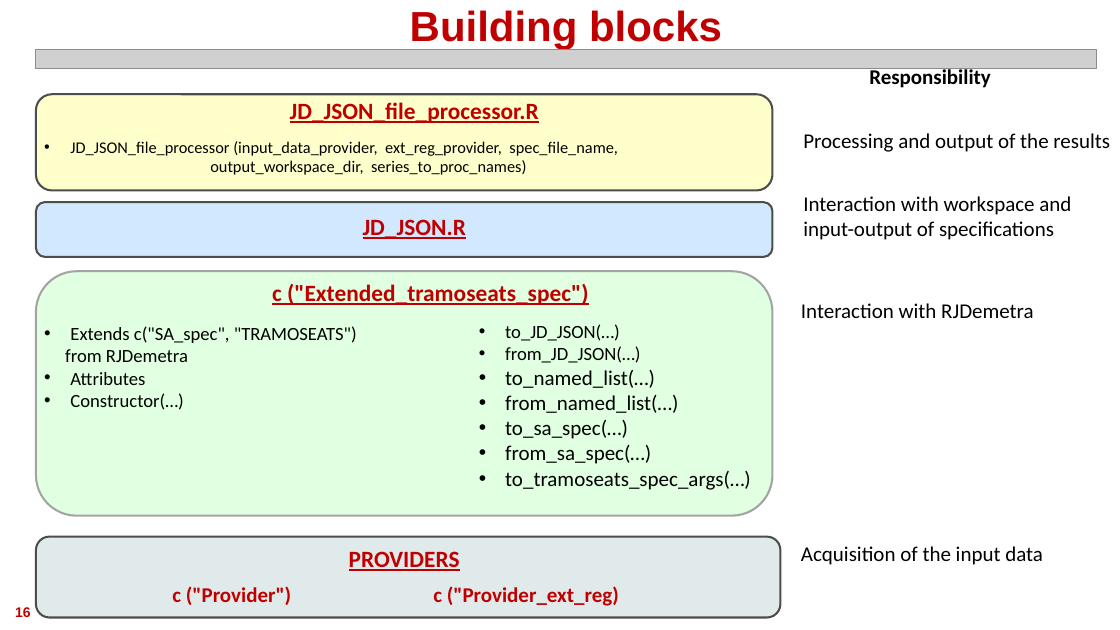
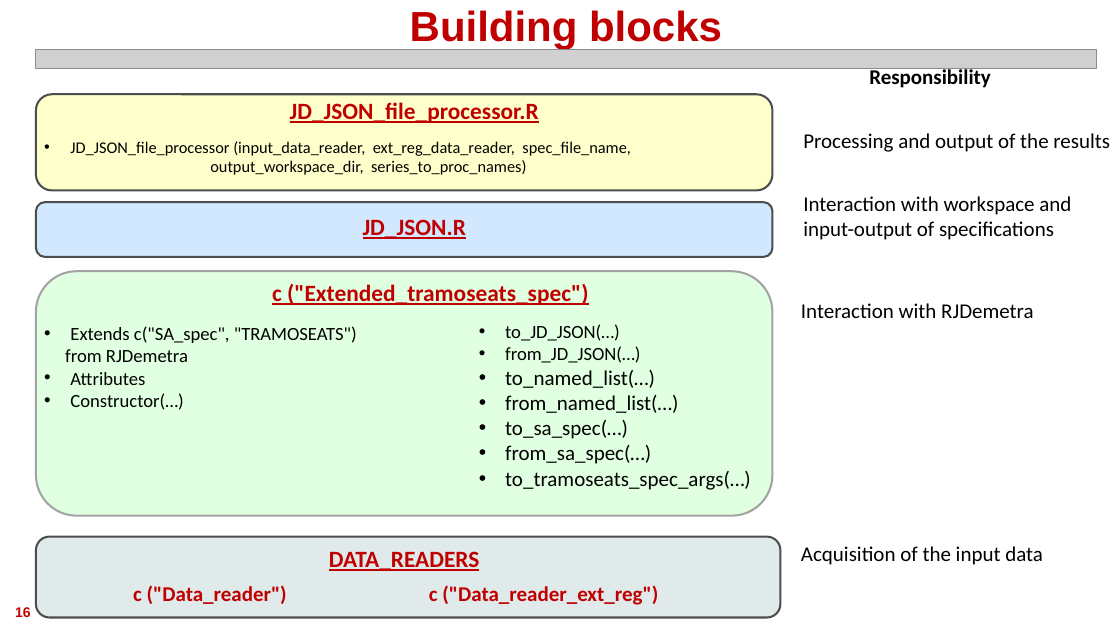
Before and after one commit to AlessandroPiovani/RJDProcessor, a slide deck: slide 16 of Documentation/RJDemetra tools for statistical production.pptx. Drawn at 1120x630 pixels with LibreOffice and Linux fonts; fonts in the diff are those of the drawing; grey boxes stand for pictures; background and template pictures are left out. Boxes give left, top, right and bottom in pixels: in the first picture for what was removed or moved away, otherwise in the second. Text is boxed around its words. In the diff, an @@ line names an element or a change of style, - is before the commit and + after.

```diff
--- a/Documentation/RJDemetra tools for statistical production.pptx
+++ b/Documentation/RJDemetra tools for statistical production.pptx
@@ text at (70,141,631,156): text changed @@
-• JD_JSON_file_processor (input_data_provider, ext_reg_provider, spec_file_name,
+• JD_JSON_file_processor (input_data_reader, ext_reg_data_reader, spec_file_name,
@@ text at (329,551,480,571): text changed @@
-PROVIDERS
+DATA_READERS
@@ text at (133,585,658,605): text changed @@
-c ("Provider") c ("Provider_ext_reg)
+c ("Data_reader") c ("Data_reader_ext_reg")
```
Also in this commit, not shown: 2 other slides changed, 1 other file.
